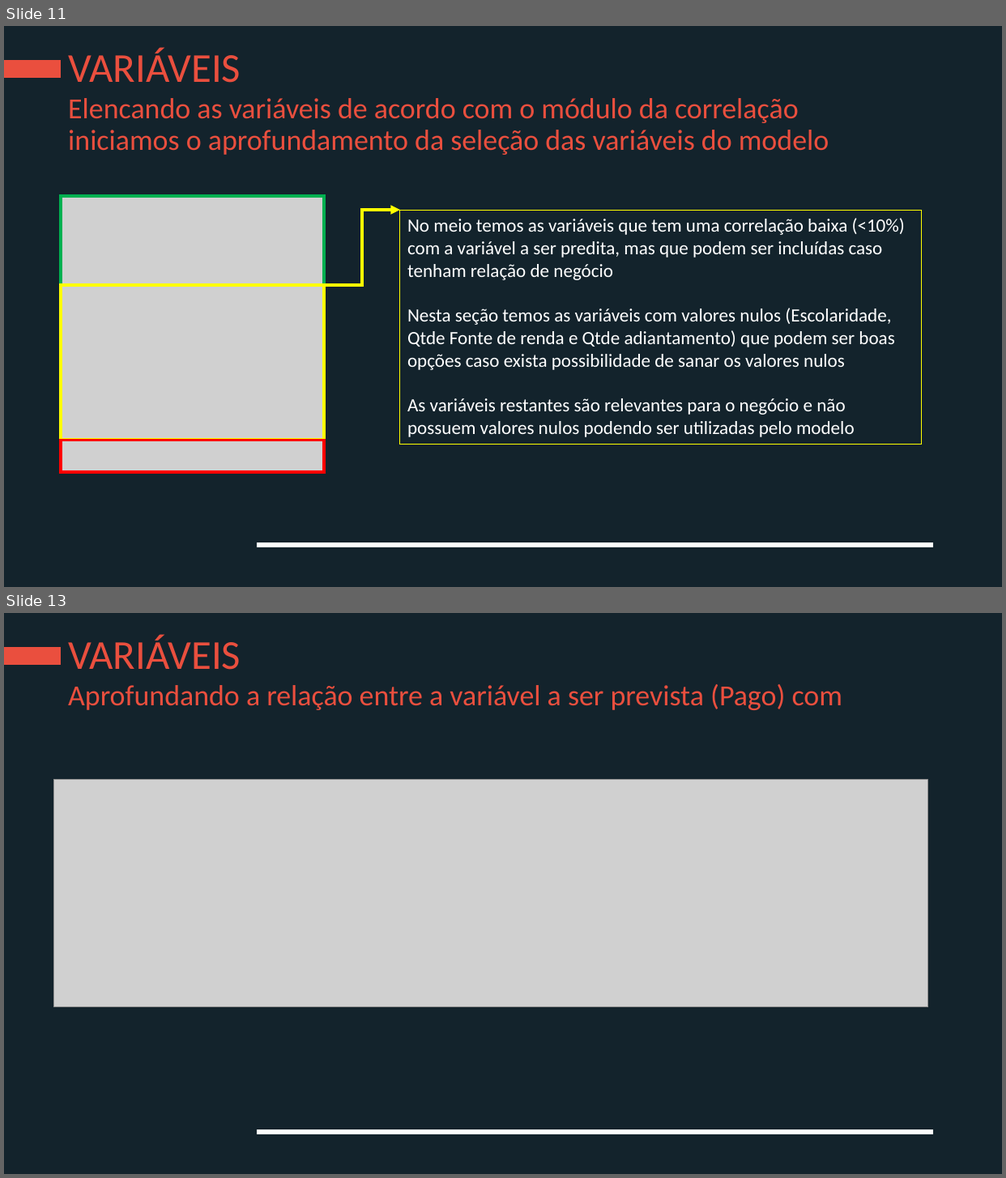
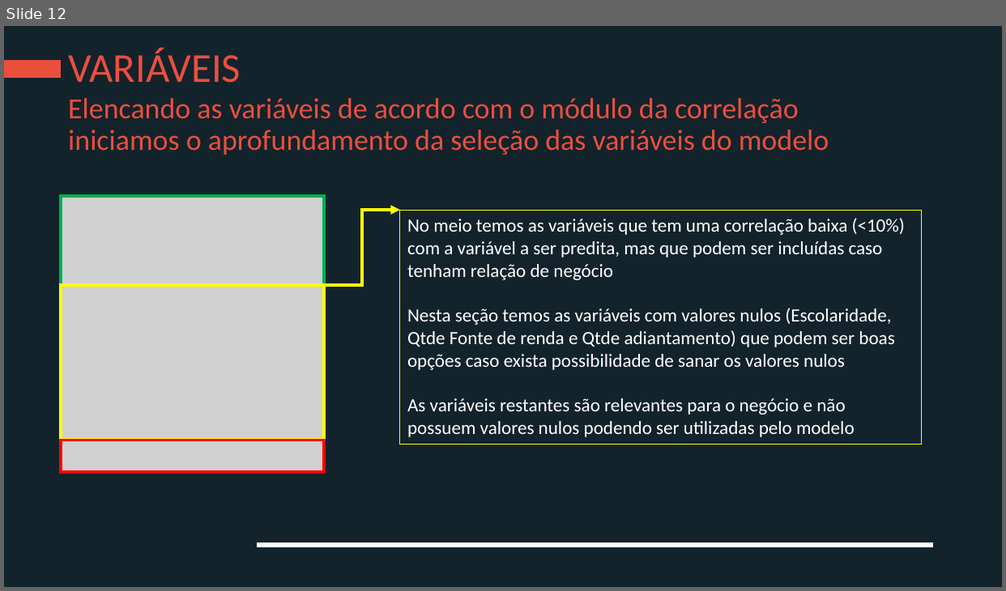
Before and after one commit to spadao/PS-Elo-Group, a slide deck: Apresentação-JoãoVictorSpadão.pptx. Shown one above the other, each under a label of ours: slides 11 and 13 before the commit, slide 12 after it; the slides between them are not shown. The pictures are 1006x1178 and 1006x591 pixels, drawn with LibreOffice and Linux fonts; fonts in the diff are those of the drawing; grey boxes stand for pictures; background and template pictures are left out. Boxes give left, top, right and bottom in pixels: in the first picture for what was removed or moved away, otherwise in the second. Text is boxed around its words. In the diff, an @@ line names an element or a change of style, - is before the commit and + after.

```diff
--- a/Apresentação-JoãoVictorSpadão.pptx
+++ b/Apresentação-JoãoVictorSpadão.pptx
@@ slide 13 removed at bbox=[4, 613, 1002, 1174], background #13232C; not listed: 2 template elements that a slide beside it also shows @@
@@ title removed at bbox=[68, 635, 241, 670] @@
-VARIÁVEIS
@@ text removed at bbox=[68, 684, 842, 710] @@
-Aprofundando a relação entre a variável a ser prevista (Pago) com
@@ picture removed at bbox=[54, 780, 928, 1007] @@
@@ rectangle removed at bbox=[54, 807, 923, 1003] @@
@@ what was slide 11 is now slide 12 @@
```
Also in this commit, not shown: 1 slide changed, 6 slides added, 4 other files.
